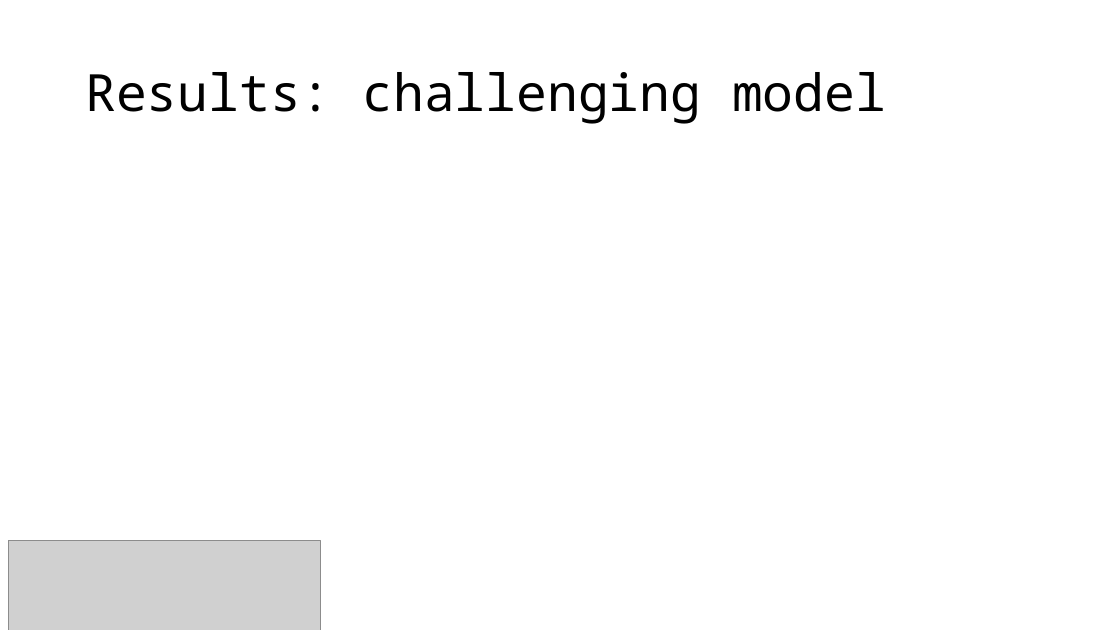
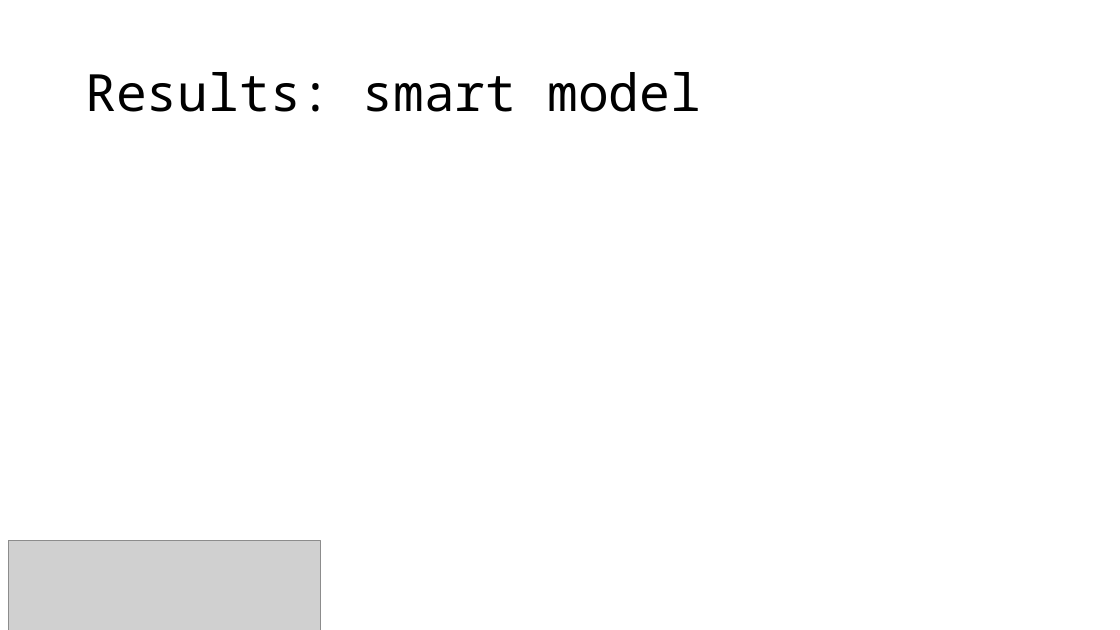
Before and after one commit to Strojove-uceni/final-projects-i_am_not_a_robot, a slide deck: slide 10 of presentation/Final_presentation_draft.pptx (slide 7 before the commit). Drawn at 1120x630 pixels with LibreOffice and Linux fonts; fonts in the diff are those of the drawing; grey boxes stand for pictures. Boxes give left, top, right and bottom in pixels: in the first picture for what was removed or moved away, otherwise in the second. Text is boxed around its words. In the diff, an @@ line names an element or a change of style, - is before the commit and + after.

```diff
--- a/presentation/Final_presentation_draft.pptx
+++ b/presentation/Final_presentation_draft.pptx
@@ title at (85, 72, 701, 112): text changed @@
-Results: challenging model
+Results: smart model
```
Also in this commit, not shown: 1 other slide changed, 5 slides added, 2 slides removed.
